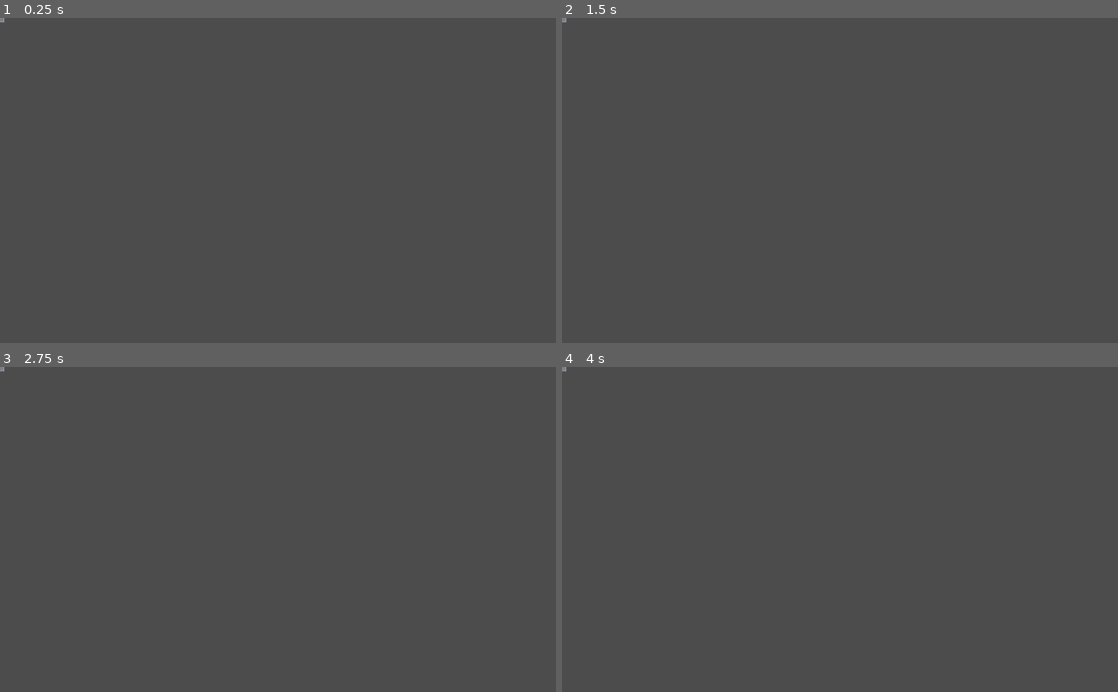
Above: before the commit, frames 1-4 (two rows, left to right).
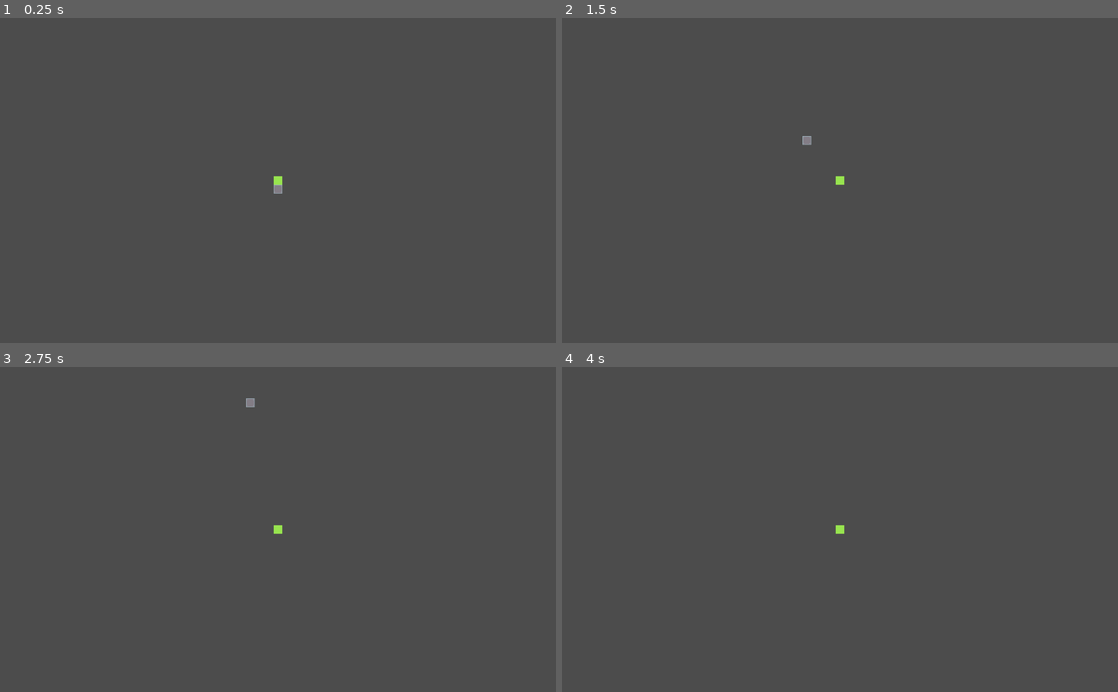
Above: after the commit, the same moments.

Repository: ItsSeaJay/gawc-decay
Game: Godot game, scene res://Game.tscn
The game is run twice, just before and just after one commit, with the same random seed, the same clock (stepped at 60 frames per second) and the same inputs.
Inputs:
- Up to frame 1 (0.25 s): no input
- Up to frame 2 (1.5 s): tap Enter at 0.5 s; hold D (move_right) from 0.53 s (still down)
- Up to frame 3 (2.75 s): release D (move_right) at 2.03 s; hold A (move_left) from 2.03 s (still down)
- Up to frame 4 (4 s): release A (move_left) at 2.78 s; hold D (move_right) from 2.78 s (still down); tap Space at 3.5 s

The runs differ from the first frame. In frame 1, 0.1% of the frame differs, in the area x 0-51%, y 0-55%; in frame 2, 0.1%, in the area x 0-51%, y 0-52%; in frame 3, 0.1%; in frame 4, less than 0.1%.

Commit message:
Add falling

Diff:
--- a/player/Player.gd
+++ b/player/Player.gd
@@ -12,9 +12,11 @@
 export var jump_duration = 0.48
 export var terminal_velocity = 128
 
-var velocity
 var state = State.STATE_NORMAL
 var gravity
+
+onready var velocity = Vector2.ZERO
+onready var velocity_final = Vector2.ZERO
 
 func _ready():
 	gravity = 2 * jump_height / pow(jump_duration, 2)
@@ -24,9 +26,31 @@
 		State.STATE_NORMAL:
 			process_movement()
 
+			if not is_on_floor():
+				transition(State.STATE_AIRBORNE)
+		State.STATE_AIRBORNE:
+			process_movement()
+			process_falling()
+
+			if is_on_floor():
+				transition(State.STATE_NORMAL)
+
+	velocity_final = move_and_slide(velocity)
+
 func process_movement():
-	var linear_velocity = Vector2(get_movement_strength() * movement_speed, 0)
-	velocity = move_and_slide(linear_velocity)
+	velocity.x = get_input_direction() * movement_speed
 
-func get_movement_strength():
-	return (Input.get_action_strength("move_right") - Input.get_action_strength("move_left"))
+func process_falling():
+	velocity.y = min(velocity.y + gravity, terminal_velocity)
+
+func transition(state):
+	match(state):
+		State.STATE_NORMAL:
+			pass
+		State.STATE_AIRBORNE:
+			pass
+
+	self.state = state
+
+func get_input_direction():
+	return Input.get_action_strength("move_right") - Input.get_action_strength("move_left")
--- a/player/Player.tscn
+++ b/player/Player.tscn
@@ -14,3 +14,6 @@
 
 [node name="Sprite" type="Sprite" parent="."]
 texture = ExtResource( 1 )
+
+[node name="Camera2D" type="Camera2D" parent="."]
+current = true
--- a/project.godot
+++ b/project.godot
@@ -16,6 +16,7 @@
 [application]
 
 config/name="GAWK Decay"
+config/description="Side-Scrolling platformer where the entire leve"
 run/main_scene="res://Game.tscn"
 config/icon="res://icon.png"
 
@@ -56,6 +57,11 @@
 , Object(InputEventKey,"resource_local_to_scene":false,"resource_name":"","device":0,"alt":false,"shift":false,"control":false,"meta":false,"command":false,"pressed":false,"scancode":16777233,"unicode":0,"echo":false,"script":null)
  ]
 }
+move_jump={
+"deadzone": 0.5,
+"events": [ Object(InputEventKey,"resource_local_to_scene":false,"resource_name":"","device":0,"alt":false,"shift":false,"control":false,"meta":false,"command":false,"pressed":false,"scancode":32,"unicode":0,"echo":false,"script":null)
+ ]
+}
 
 [rendering]
 
